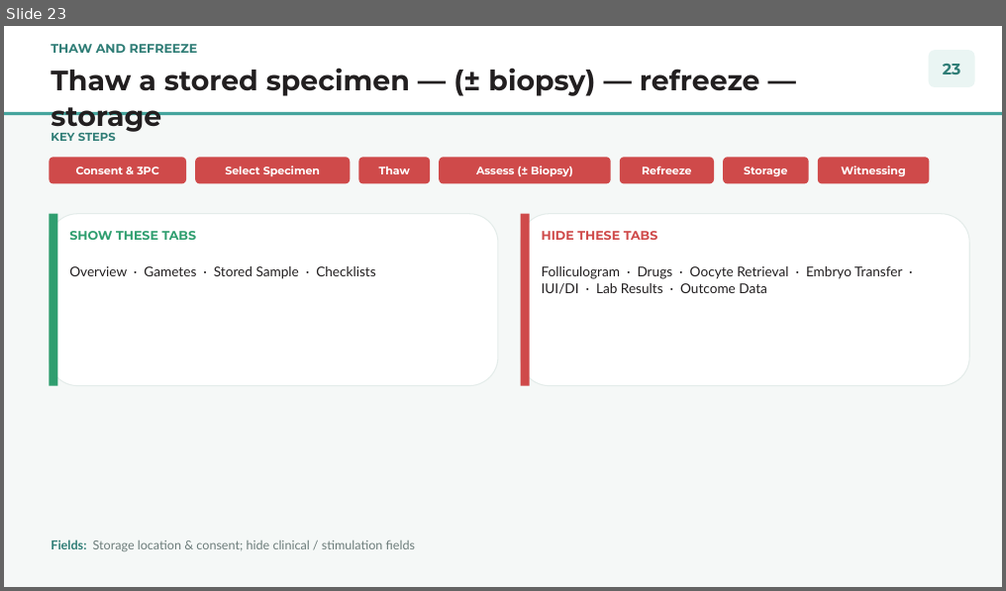
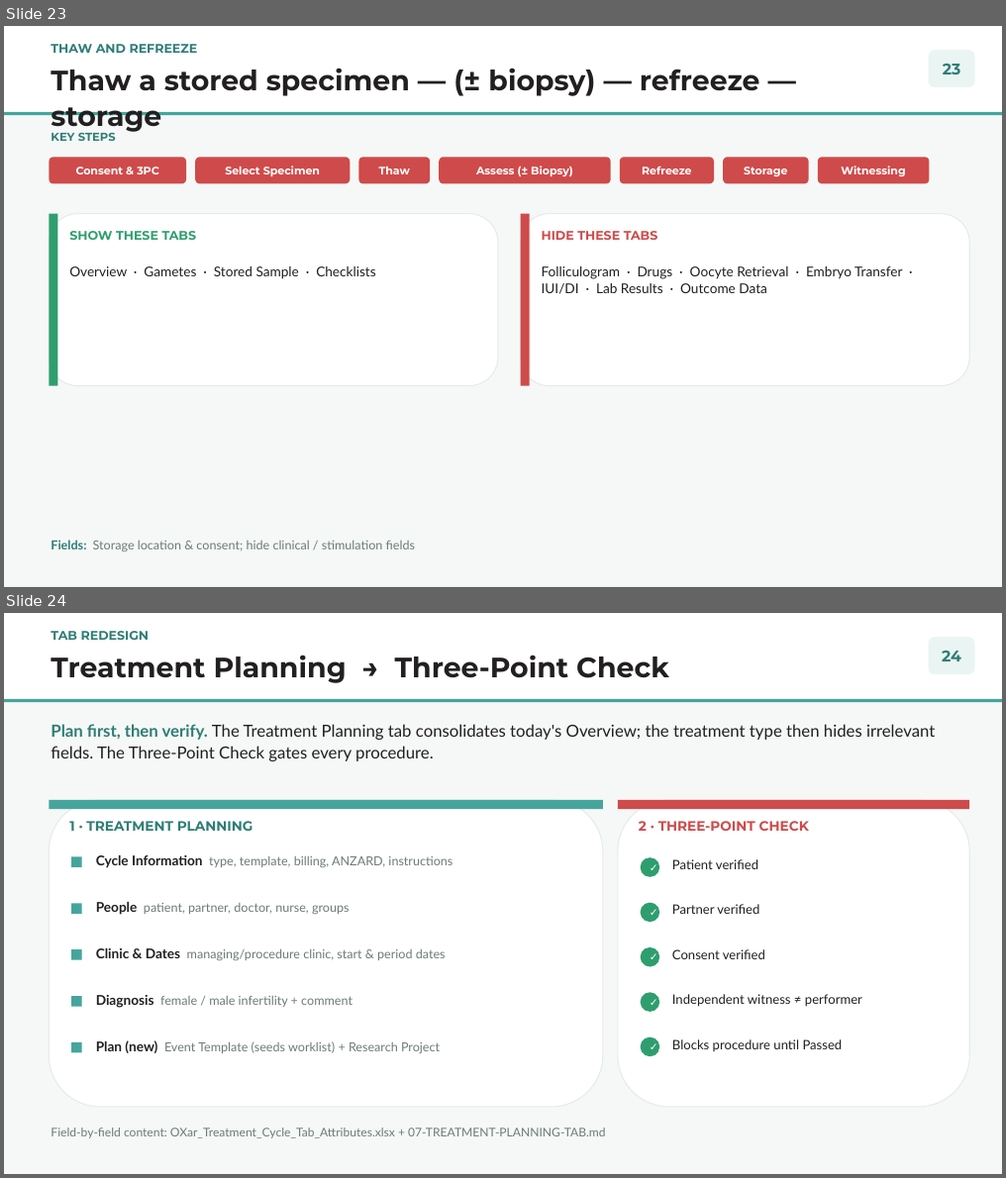
Before and after one commit to Jkosobucki/OXARv1, a slide deck: docs/slides/OXar_Embryo_Module_Idiots_Guide.pptx. Shown one above the other, each under a label of ours: slide 23 before the commit, slides 23 and 24 after it. The pictures are 1006x591 and 1006x1178 pixels, drawn with LibreOffice and Linux fonts; fonts in the diff are those of the drawing. Boxes give left, top, right and bottom in pixels: in the first picture for what was removed or moved away, otherwise in the second. Text is boxed around its words. In the diff, an @@ line names an element or a change of style, - is before the commit and + after.

```diff
--- a/docs/slides/OXar_Embryo_Module_Idiots_Guide.pptx
+++ b/docs/slides/OXar_Embryo_Module_Idiots_Guide.pptx
@@ slide 24 added at bbox=[4, 613, 1002, 1174], background #F5F8F7 @@
@@ rectangle added at bbox=[4, 613, 1002, 699], fill #FFFFFF @@
@@ text added at bbox=[51, 631, 150, 640], 12 pt, text #2F7D76, bold @@
+TAB REDESIGN
@@ rounded rectangle added at bbox=[929, 637, 975, 674], fill #EAF5F3, 15 pt, text #2F7D76, bold @@
+24
@@ text added at bbox=[51, 655, 669, 683], 27 pt, text #221F20, bold @@
+Treatment Planning → Three-Point Check
@@ rectangle added at bbox=[4, 699, 1002, 702], fill #45A59D @@
@@ text added at bbox=[51, 724, 935, 761], 16 pt, text #221F20 @@
+Plan first, then verify. The Treatment Planning tab consolidates today's Overview; the treatment type then hides irrelevant fields. The Three-Point Check gates every procedure.
@@ rounded rectangle added at bbox=[49, 800, 603, 1107], fill #FFFFFF, outline #E4ECEA 1 pt @@
@@ rectangle added at bbox=[49, 800, 603, 809], fill #45A59D @@
@@ rounded rectangle added at bbox=[618, 800, 969, 1107], fill #FFFFFF, outline #E4ECEA 1 pt @@
@@ rectangle added at bbox=[618, 800, 969, 809], fill #CF4A4A @@
@@ text added at bbox=[69, 821, 253, 831], 13 pt, text #2F7D76, bold @@
+1 · TREATMENT PLANNING
@@ text added at bbox=[639, 821, 809, 831], 13 pt, text #CF4A4A, bold @@
+2 · THREE-POINT CHECK
@@ rectangle added at bbox=[71, 858, 82, 867], fill #45A59D @@
@@ text added at bbox=[96, 856, 452, 868], 12 pt, text #6C7C7A @@
+Cycle Information type, template, billing, ANZARD, instructions
@@ ellipse added at bbox=[641, 858, 659, 877], fill #2F9E6F, 10 pt, text #FFFFFF, bold @@
+✓
@@ text added at bbox=[672, 860, 758, 869], 12.5 pt, text #221F20 @@
+Patient verified
@@ rectangle added at bbox=[71, 903, 82, 914], fill #45A59D @@
@@ text added at bbox=[96, 902, 350, 915], 12 pt, text #6C7C7A @@
+People patient, partner, doctor, nurse, groups
@@ ellipse added at bbox=[641, 903, 659, 922], fill #2F9E6F, 10 pt, text #FFFFFF, bold @@
+✓
@@ text added at bbox=[672, 904, 759, 914], 12.5 pt, text #221F20 @@
+Partner verified
@@ rectangle added at bbox=[71, 950, 82, 960], fill #45A59D @@
@@ text added at bbox=[96, 949, 446, 960], 12 pt, text #6C7C7A @@
+Clinic & Dates managing/procedure clinic, start & period dates
@@ ellipse added at bbox=[641, 948, 659, 967], fill #2F9E6F, 10 pt, text #FFFFFF, bold @@
+✓
@@ text added at bbox=[672, 950, 765, 959], 12.5 pt, text #221F20 @@
+Consent verified
@@ rectangle added at bbox=[71, 996, 82, 1007], fill #45A59D @@
@@ text added at bbox=[96, 995, 352, 1008], 12 pt, text #6C7C7A @@
+Diagnosis female / male infertility + comment
@@ ellipse added at bbox=[641, 992, 659, 1012], fill #2F9E6F, 10 pt, text #FFFFFF, bold @@
+✓
@@ text added at bbox=[672, 994, 862, 1007], 12.5 pt, text #221F20 @@
+Independent witness ≠ performer
@@ rectangle added at bbox=[71, 1043, 82, 1054], fill #45A59D @@
@@ text added at bbox=[96, 1041, 440, 1054], 12 pt, text #6C7C7A @@
+Plan (new) Event Template (seeds worklist) + Research Project
@@ ellipse added at bbox=[641, 1038, 659, 1057], fill #2F9E6F, 10 pt, text #FFFFFF, bold @@
+✓
@@ text added at bbox=[672, 1040, 843, 1052], 12.5 pt, text #221F20 @@
+Blocks procedure until Passed
@@ text added at bbox=[51, 1128, 605, 1139], 11.5 pt, text #6C7C7A @@
+Field-by-field content: OXar_Treatment_Cycle_Tab_Attributes.xlsx + 07-TREATMENT-PLANNING-TAB.md
```
Also in this commit, not shown: 1 other slide added, 11 other files.
